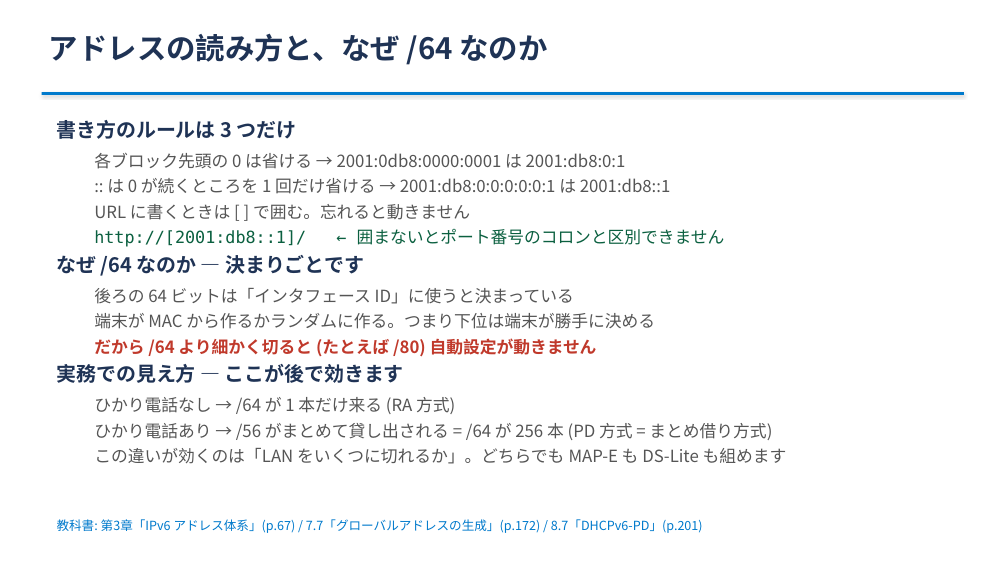
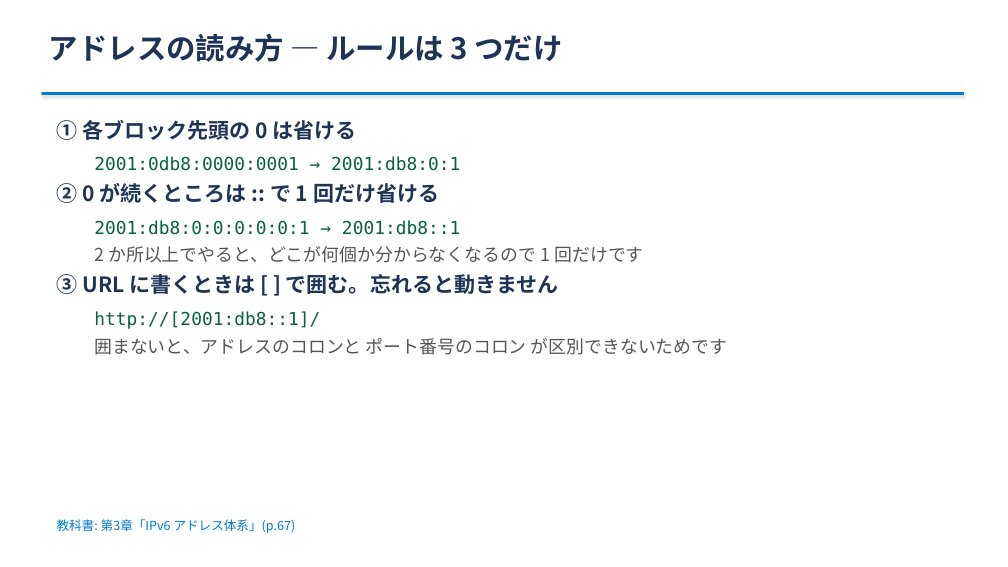
Before and after one commit to ginchankawaii/claude-code-book-template, a slide deck: slide 11 of docs/ipoe-lab/slides/setsumeikai.pptx (slide 10 before the commit). Drawn at 1008x567 pixels with LibreOffice and Linux fonts; fonts in the diff are those of the drawing. Boxes give left, top, right and bottom in pixels: in the first picture for what was removed or moved away, otherwise in the second. Text is boxed around its words. In the diff, an @@ line names an element or a change of style, - is before the commit and + after.

```diff
--- a/docs/ipoe-lab/slides/setsumeikai.pptx
+++ b/docs/ipoe-lab/slides/setsumeikai.pptx
@@ text at bbox=[49, 33, 563, 62]: text changed @@
-アドレスの読み方と、なぜ /64 なのか
+アドレスの読み方 — ルールは 3 つだけ
@@ text at bbox=[57, 120, 728, 355]: text changed; size 16 to 17 pt; text colour #555555 to #0B6040 @@
-書き方のルールは 3 つだけ
-  各ブロック先頭の 0 は省ける → 2001:0db8:0000:0001 は 2001:db8:0:1
-  :: は 0 が続くところを 1 回だけ省ける → 2001:db8:0:0:0:0:0:1 は 2001:db8::1
-  URL に書くときは [ ] で囲む。忘れると動きません
-  http://[2001:db8::1]/ ← 囲まないとポート番号のコロンと区別できません
-なぜ /64 なのか — 決まりごとです
-  後ろの 64 ビットは「インタフェース ID」に使うと決まっている
-  端末が MAC から作るかランダムに作る。つまり下位は端末が勝手に決める
-  だから /64 より細かく切ると (たとえば /80) 自動設定が動きません
-実務での見え方 — ここが後で効きます
-  ひかり電話なし → /64 が 1 本だけ来る (RA 方式)
-  ひかり電話あり → /56 がまとめて貸し出される = /64 が 256 本 (PD 方式 = まとめ借り方式)
-  この違いが効くのは「LAN をいくつに切れるか」。どちらでも MAP-E も DS-Lite も組めます
+① 各ブロック先頭の 0 は省ける
+  2001:0db8:0000:0001 → 2001:db8:0:1
+② 0 が続くところは :: で 1 回だけ省ける
+  2001:db8:0:0:0:0:0:1 → 2001:db8::1
+  2 か所以上でやると、どこが何個か分からなくなるので 1 回だけです
+③ URL に書くときは [ ] で囲む。忘れると動きません
+  http://[2001:db8::1]/
+  囲まないと、アドレスのコロンと ポート番号のコロン が区別できないためです
@@ text at bbox=[57, 519, 296, 533]: text changed @@
-教科書: 第3章「IPv6 アドレス体系」(p.67) / 7.7「グローバルアドレスの生成」(p.172) / 8.7「DHCPv6-PD」(p.201)
+教科書: 第3章「IPv6 アドレス体系」(p.67)
```
Also in this commit, not shown: 7 other slides changed, 5 slides added, 2 other files.
